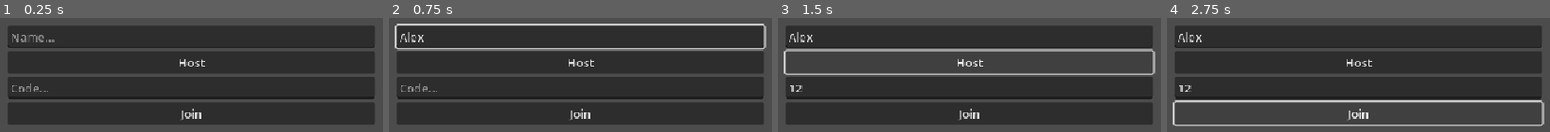
Above: before the commit, frames 1-4 (left to right).
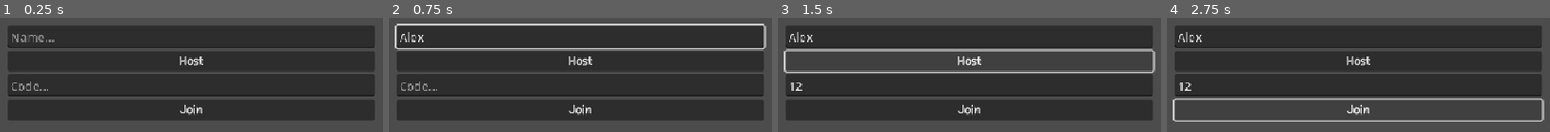
Above: after the commit, the same moments.

Repository: ek101-collab/ArenaGame-with-ContainerSessions
Game: Godot game, scene res://ui/MainMenu.tscn
Same seed, same stepped clock (60 frames per second), same inputs: the game is played once before the commit and once after it.
Inputs (mouse positions are in pixels of both pictures, inside the frame that each line leads up to):
- Up to frame 1 (0.25 s): no input
- Up to frame 2 (0.75 s): click (580, 36) at 0.52 s; type "Alex" at 0.6 s
- Up to frame 3 (1.5 s): click (969, 87) at 0.75 s; type "12" at 0.83 s; click "Host" at 1.25 s
- Up to frame 4 (2.75 s): click "Join" at 2 s

The runs differ from the first frame. In frame 1, 11% of the frame differs, in the area x 1-98%, y 33-94%; in frame 2, 11%; in frame 3, 14%, in the area x 1-99%, y 33-94%; in frame 4, 13%.

Commit message:
Add: New Font

Diff:
--- a/arena-game/game/Game.tscn
+++ b/arena-game/game/Game.tscn
@@ -1,8 +1,9 @@
-[gd_scene load_steps=7 format=4 uid="uid://mkctbm4ul6ub"]
+[gd_scene load_steps=8 format=4 uid="uid://mkctbm4ul6ub"]
 
 [ext_resource type="Script" uid="uid://d2ishru6787ks" path="res://game/Game.gd" id="1_i75et"]
 [ext_resource type="Texture2D" uid="uid://bns1de31qnyky" path="res://TileSet/All Tiles Free Ver..png" id="1_m71xk"]
 [ext_resource type="PackedScene" uid="uid://cfhmrlr36cole" path="res://Character/Character.tscn" id="2_i75et"]
+[ext_resource type="FontFile" uid="uid://mdkgygnyjnl2" path="res://fonts/Paper Noise.otf" id="4_i75et"]
 
 [sub_resource type="TileSetAtlasSource" id="TileSetAtlasSource_fpy1a"]
 texture = ExtResource("1_m71xk")
@@ -106,24 +107,27 @@
 offset_bottom = 50.0
 
 [node name="Winner" type="Label" parent="Winnerpanel"]
-texture_filter = 2
 layout_mode = 0
-offset_left = 30.0
+offset_left = 50.0
 offset_top = 10.0
-offset_right = 70.0
-offset_bottom = 67.0
+offset_right = 51.0
+offset_bottom = 24.0
 theme_override_colors/font_color = Color(0.99999994, 0.76301366, 0.3848095, 1)
+theme_override_fonts/font = ExtResource("4_i75et")
 theme_override_font_sizes/font_size = 10
+text = "WEWDWD HAT GEWONNEn"
 horizontal_alignment = 1
 autowrap_mode = 2
 uppercase = true
 
 [node name="Counter" type="Label" parent="Winnerpanel"]
 layout_mode = 0
-offset_left = 30.0
-offset_top = 60.0
-offset_right = 70.0
-offset_bottom = 83.0
+offset_left = 46.0
+offset_top = 70.0
+offset_right = 53.0
+offset_bottom = 87.0
+theme_override_fonts/font = ExtResource("4_i75et")
+theme_override_font_sizes/font_size = 12
 text = "0"
 horizontal_alignment = 1
 vertical_alignment = 1
--- a/arena-game/ui/Lobby.tscn
+++ b/arena-game/ui/Lobby.tscn
@@ -1,6 +1,7 @@
-[gd_scene load_steps=2 format=3 uid="uid://0pgdxx4qai41"]
+[gd_scene load_steps=3 format=3 uid="uid://0pgdxx4qai41"]
 
 [ext_resource type="Script" uid="uid://b6osbstt5ihf5" path="res://ui/Lobby.gd" id="1_wj4id"]
+[ext_resource type="FontFile" uid="uid://mdkgygnyjnl2" path="res://fonts/Paper Noise.otf" id="2_tqy5v"]
 
 [node name="Lobby" type="Control"]
 layout_mode = 3
@@ -19,21 +20,25 @@
 
 [node name="SessionCodeLabel" type="Label" parent="VBoxContainer"]
 layout_mode = 2
+theme_override_fonts/font = ExtResource("2_tqy5v")
 text = "Session Code"
 uppercase = true
 
 [node name="Label" type="Label" parent="VBoxContainer"]
 layout_mode = 2
+theme_override_fonts/font = ExtResource("2_tqy5v")
 text = "PlayerList"
 
 [node name="PlayerList" type="ItemList" parent="VBoxContainer"]
 layout_mode = 2
 focus_mode = 0
+theme_override_fonts/font = ExtResource("2_tqy5v")
 auto_width = true
 auto_height = true
 
 [node name="StartButton" type="Button" parent="VBoxContainer"]
 layout_mode = 2
+theme_override_fonts/font = ExtResource("2_tqy5v")
 text = "Start Game"
 
 [connection signal="pressed" from="VBoxContainer/StartButton" to="." method="_on_StartButton_pressed"]
--- a/arena-game/ui/MainMenu.tscn
+++ b/arena-game/ui/MainMenu.tscn
@@ -1,6 +1,7 @@
-[gd_scene load_steps=2 format=3 uid="uid://cqv37uce5ommj"]
+[gd_scene load_steps=3 format=3 uid="uid://cqv37uce5ommj"]
 
 [ext_resource type="Script" uid="uid://cprn458gbuc31" path="res://ui/MainMenu.gd" id="1_b00nv"]
+[ext_resource type="FontFile" uid="uid://mdkgygnyjnl2" path="res://fonts/Paper Noise.otf" id="2_rn8js"]
 
 [node name="MainMenu" type="Control"]
 layout_mode = 3
@@ -24,6 +25,7 @@
 
 [node name="HostButton" type="Button" parent="VBoxContainer"]
 layout_mode = 2
+theme_override_fonts/font = ExtResource("2_rn8js")
 text = "Host
 "
 
@@ -33,14 +35,17 @@
 
 [node name="JoinButton" type="Button" parent="VBoxContainer"]
 layout_mode = 2
+theme_override_fonts/font = ExtResource("2_rn8js")
 text = "Join
 "
 
 [node name="ErrorLabel" type="Label" parent="VBoxContainer"]
 layout_mode = 2
+theme_override_fonts/font = ExtResource("2_rn8js")
 
 [node name="CodeError" type="Label" parent="VBoxContainer"]
 layout_mode = 2
+theme_override_fonts/font = ExtResource("2_rn8js")
 
 [connection signal="pressed" from="VBoxContainer/HostButton" to="." method="_on_HostButton_pressed"]
 [connection signal="pressed" from="VBoxContainer/JoinButton" to="." method="_on_JoinButton_pressed"]
Binary file added: arena-game/fonts/Paper Noise.otf
Not shown, added: arena-game/fonts/Paper Noise.otf.import
Not shown, changed: GameExport/index.html
Not shown, changed: GameExport/index.pck
